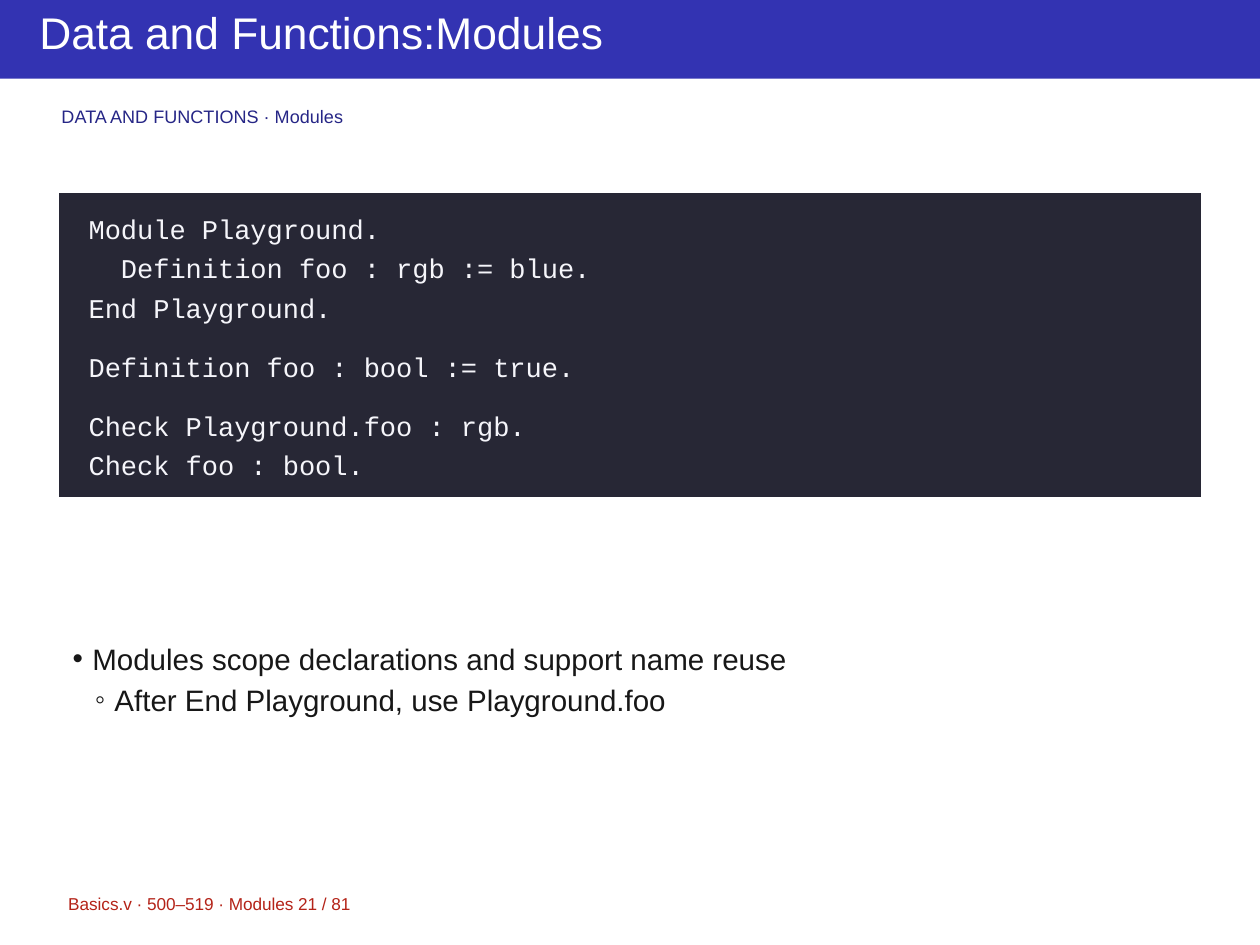
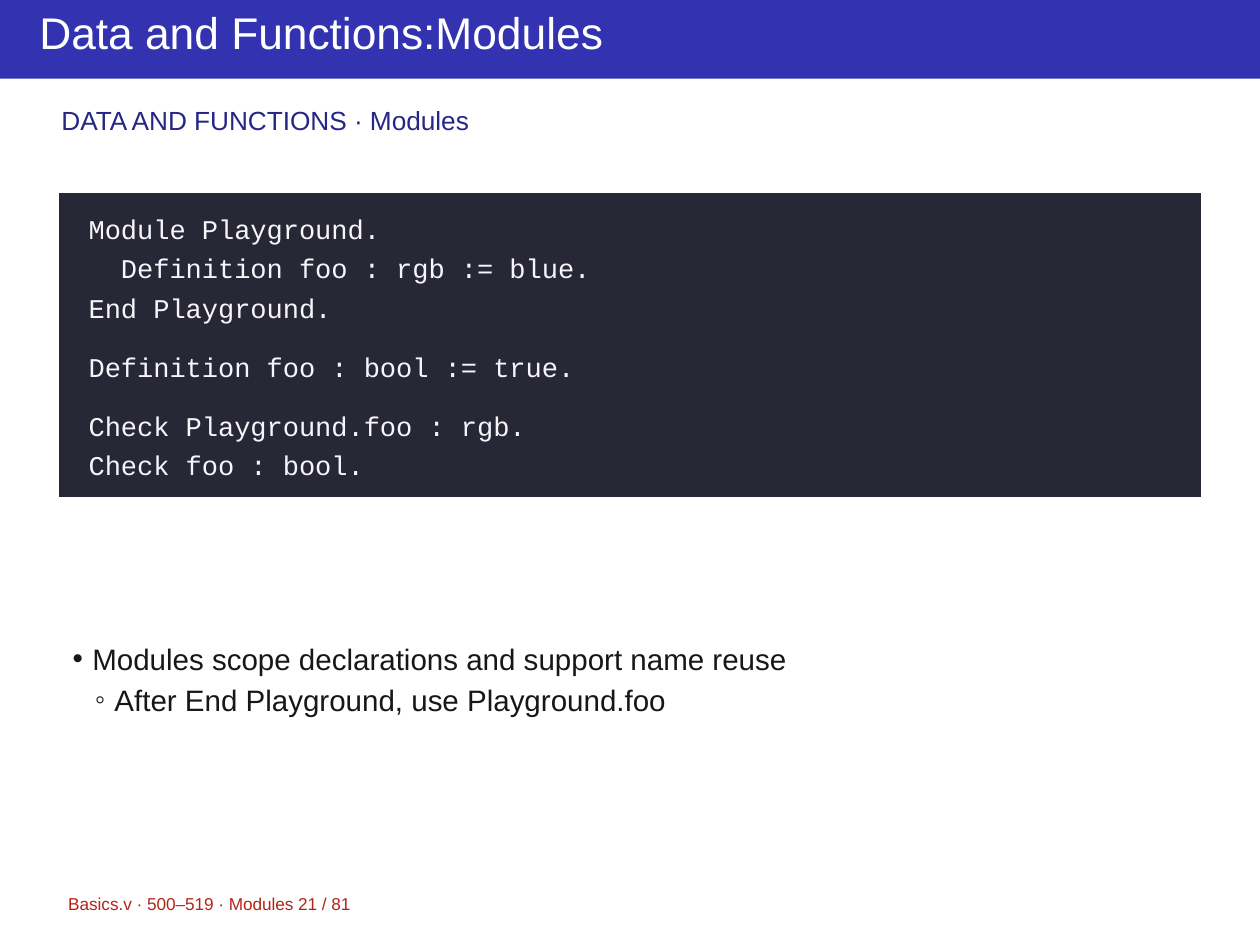
Before and after one commit to yuanruizhang5a/ppt-master, a slide deck: slide 21 of projects/course-rocq/Basics-2.pptx. Drawn at 1260x945 pixels with LibreOffice and Linux fonts; fonts in the diff are those of the drawing. Boxes give left, top, right and bottom in pixels: in the first picture for what was removed or moved away, otherwise in the second. Text is boxed around its words. In the diff, an @@ line names an element or a change of style, - is before the commit and + after.

```diff
--- a/projects/course-rocq/Basics-2.pptx
+++ b/projects/course-rocq/Basics-2.pptx
@@ text "DATA AND FUNCTIONS · Modules" at [61, 111, 469, 131]: size 11 to 16 pt; line spacing 12.1pt to 17.6pt @@
```
Also in this commit, not shown: 80 other slides changed, 7 other files.
